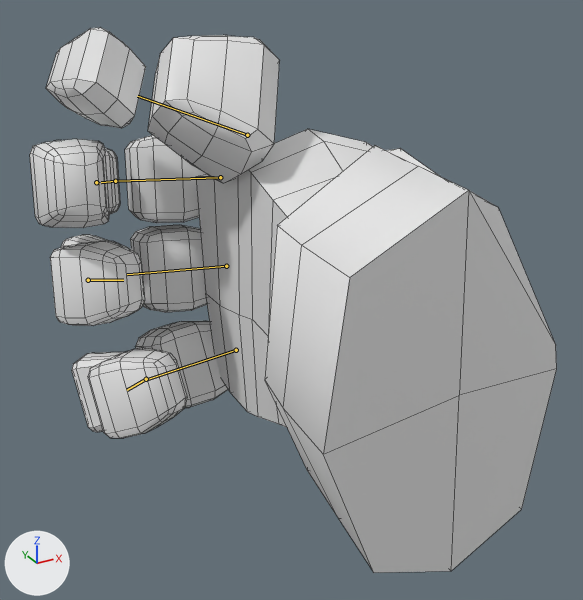
The FBX model blendFiles/Chara/FBX/SMSH_RIG_Hand_Character.fbx, before and after one commit.
Rendered twice from a 50 mm lens placed at (-0.2, -0.286, 0.115), pointed at (-0.049, -0.011, -0.022). The lights are fixed; the arrows at lower left show +X, +Y and +Z. The older version comes first. Both versions are drawn at frame 1 of the action 'Rig_Hand_Character|Hand_Run_Forward'; the numbers are the values there. The bones that change are drawn over the model as lines. Mesh edges are drawn as thin lines.

The first picture shows 'MSH_Hand_Character'.
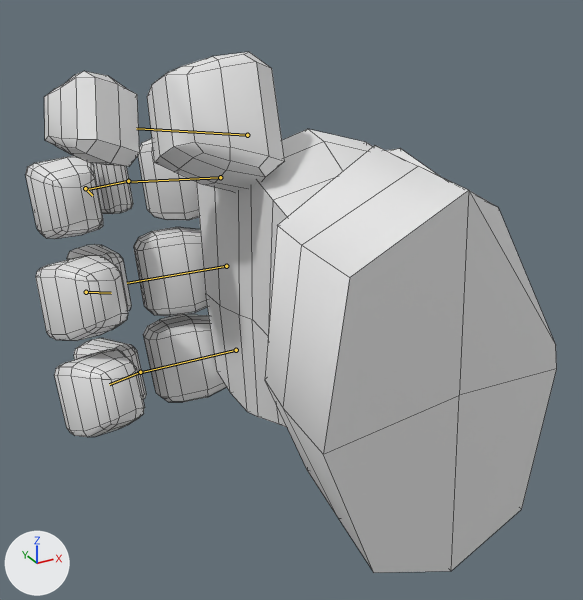
Boxes (x1, y1, x2, y2) around the edits, measured in the pictures (583 x 600 px):
'MSH_Hand_Character', posed: before (30, 28, 557, 573); after (25, 52, 557, 573)
bone 'Thumb_01', root to tip: before (247, 135) to (137, 96); after (247, 135) to (136, 128)
bone 'Finger01.01', root to tip: before (220, 177) to (115, 181); after (220, 177) to (127, 182)
bone 'Finger01.02', root to tip: before (115, 181) to (101, 182); after (128, 181) to (86, 189)
bone 'Finger01.03', root to tip: before (96, 182) to (99, 183); after (85, 188) to (92, 195)
bone 'Finger02.01', root to tip: before (226, 266) to (127, 274); after (226, 266) to (127, 283)
bone 'Finger02.03', root to tip: before (88, 280) to (123, 280); after (86, 292) to (111, 293)
bone 'Finger03.01', root to tip: before (236, 350) to (147, 379); after (236, 350) to (141, 372)
bone 'Finger03.02', root to tip: before (146, 379) to (127, 390); after (140, 372) to (109, 384)

The change in detail:
Bone 'Thumb_01' (bone_thumb_01) turns from (-16, -99, 79) to (-4, -108, 84) degrees about its own x, y and z.
Bone 'Finger01.01' (bone_finger01_01) turns from (2, 12, 69) to (-6, 0, 39) degrees about its own x, y and z.
Bone 'Finger01.02' (bone_finger01_02) turns from (0, 0, 69) to (0, 0, 39) degrees about its own x, y and z.
Bone 'Finger01.03' (bone_finger01_03) turns from (0, 0, 29) to (0, 0, 94) degrees about its own x, y and z.
Bone 'Finger02.01' (bone_finger02_01) turns from (2, 13, 73) to (-5, 12, 66) degrees about its own x, y and z.
Bone 'Finger02.03' (bone_finger02_03) turns from (0, 0, 109) to (0, 0, 104) degrees about its own x, y and z.
Bone 'Finger03.01' (bone_finger03_01) turns from (-4, 22, 84) to (-6, 16, 70) degrees about its own x, y and z.
Bone 'Finger03.02' (bone_finger03_02) turns from (0, 0, 45) to (0, 0, 37) degrees about its own x, y and z.
